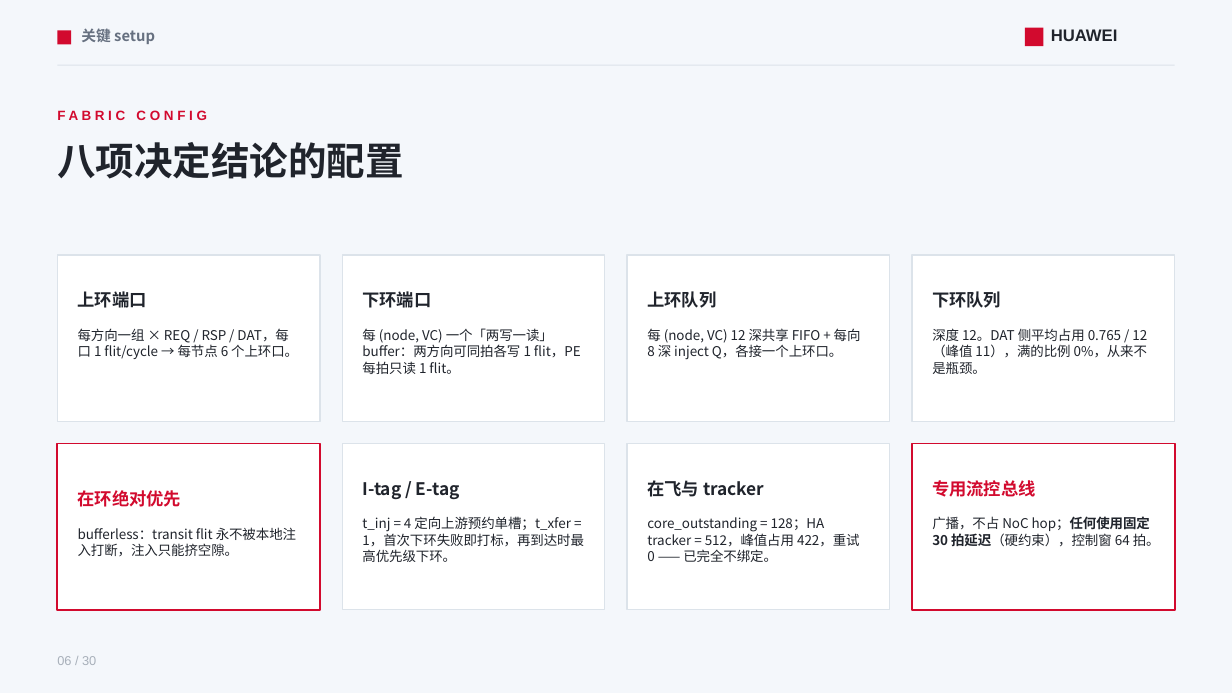
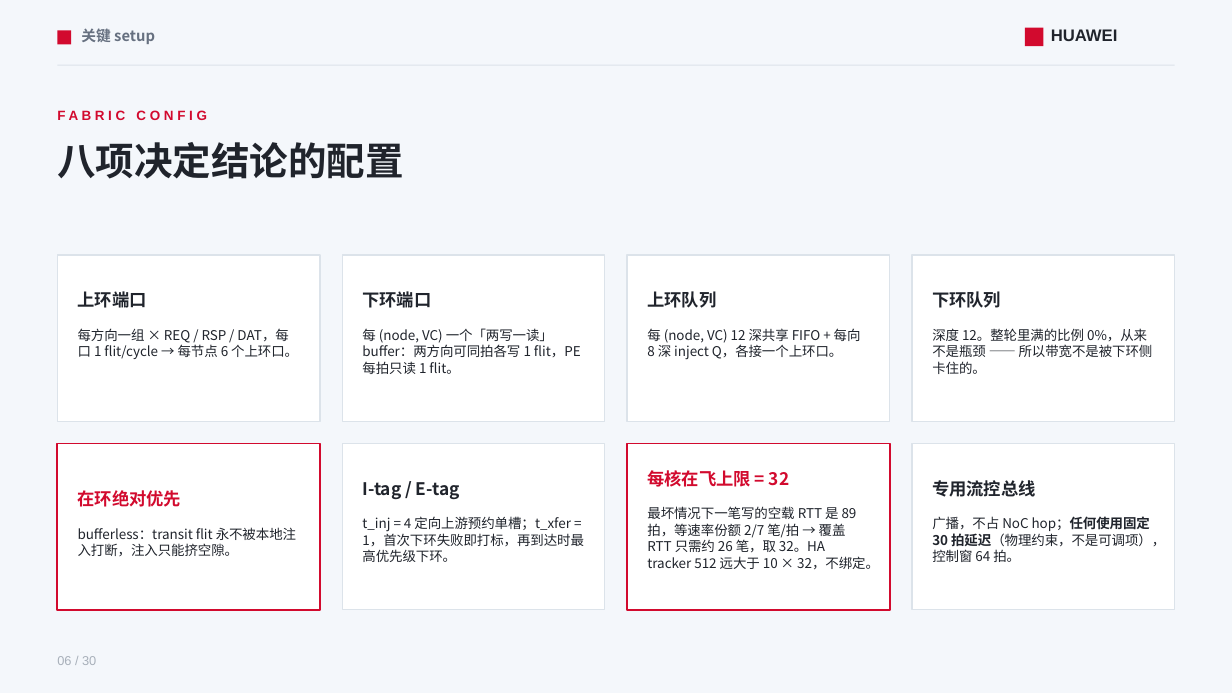
Before and after one commit to lukebest/booksim2, a slide deck: slide 6 of ppt/ring2-write-fairness.pptx. Drawn at 1232x693 pixels with LibreOffice and Linux fonts; fonts in the diff are those of the drawing. Boxes give left, top, right and bottom in pixels: in the first picture for what was removed or moved away, otherwise in the second. Text is boxed around its words. In the diff, an @@ line names an element or a change of style, - is before the commit and + after.

```diff
--- a/ppt/ring2-write-fairness.pptx
+++ b/ppt/ring2-write-fairness.pptx
@@ text at bbox=[932, 328, 1153, 374]: text changed @@
-深度 12。DAT 侧平均占用 0.765 / 12（峰值 11），满的比例 0%，从来不是瓶颈。
+深度 12。整轮里满的比例 0%，从来不是瓶颈 —— 所以带宽不是被下环侧卡住的。
@@ rectangle at bbox=[628, 444, 890, 610]: outline #DCE3EA 1 pt to #D20A2E 1.5 pt @@
@@ rectangle at bbox=[912, 444, 1175, 610]: outline #D20A2E 1.5 pt to #DCE3EA 1 pt @@
@@ text at bbox=[647, 470, 789, 487]: text changed; text colour #20242C to #D20A2E @@
-在飞与 tracker
+每核在飞上限 = 32
@@ text "专用流控总线" at bbox=[932, 480, 1035, 497]: text colour #D20A2E to #20242C @@
@@ text at bbox=[647, 506, 879, 569]: text changed @@
-core_outstanding = 128；HA tracker = 512，峰值占用 422，重试 0 —— 已完全不绑定。
+最坏情况下一笔写的空载 RTT 是 89 拍，等速率份额 2/7 笔/拍 → 覆盖 RTT 只需约 26 笔，取 32。HA tracker 512 远大于 10 × 32，不绑定。
@@ text at bbox=[932, 516, 1165, 562]: text changed @@
-广播，不占 NoC hop；任何使用固定 30 拍延迟（硬约束），控制窗 64 拍。
+广播，不占 NoC hop；任何使用固定 30 拍延迟（物理约束，不是可调项），控制窗 64 拍。
```
Also in this commit, not shown: 24 other slides changed, 2 slides added, 2 slides removed, 46 other files.
